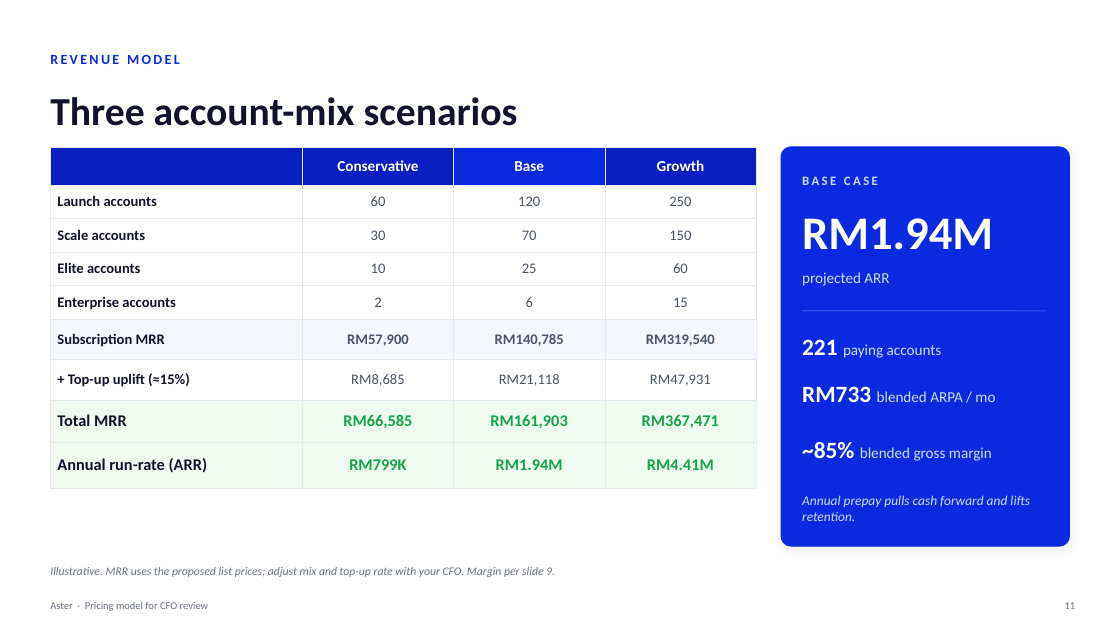
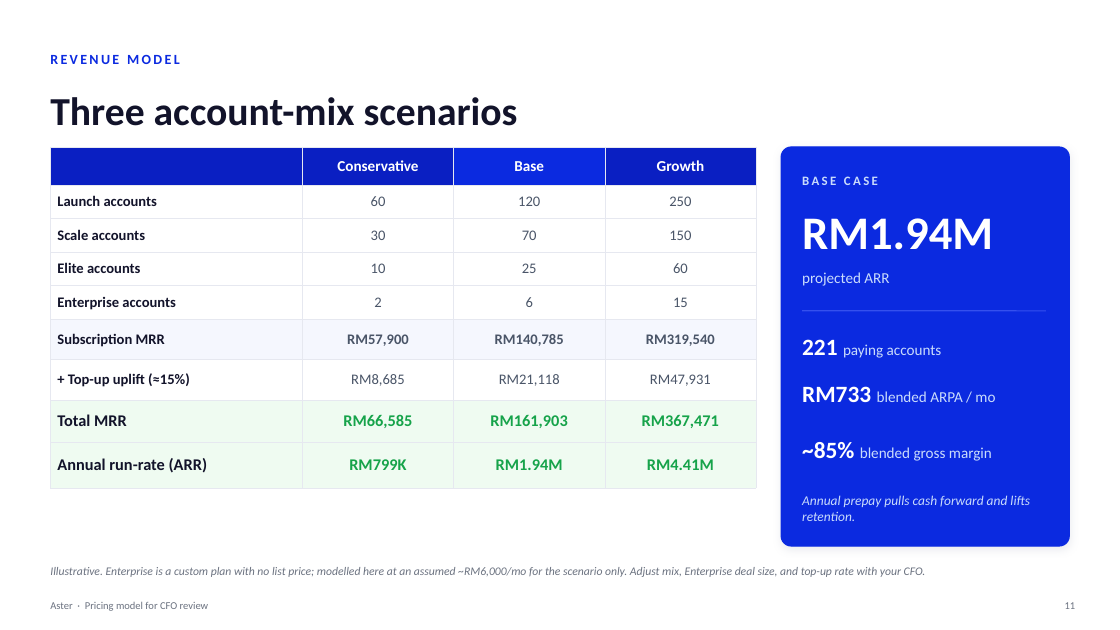
Before and after one commit to shahramly83/aster, a slide deck: slide 11 of docs/aster-pricing-cfo.pptx. Drawn at 1120x630 pixels with LibreOffice and Linux fonts; fonts in the diff are those of the drawing. Boxes give left, top, right and bottom in pixels: in the first picture for what was removed or moved away, otherwise in the second. Text is boxed around its words. In the diff, an @@ line names an element or a change of style, - is before the commit and + after.

```diff
--- a/docs/aster-pricing-cfo.pptx
+++ b/docs/aster-pricing-cfo.pptx
@@ text at <box>50,567,926,577</box>: text changed @@
-Illustrative. MRR uses the proposed list prices; adjust mix and top-up rate with your CFO. Margin per slide 9.
+Illustrative. Enterprise is a custom plan with no list price; modelled here at an assumed ~RM6,000/mo for the scenario only. Adjust mix, Enterprise deal size, and top-up rate with your CFO.
```
Also in this commit, not shown: 1 other slide changed.
